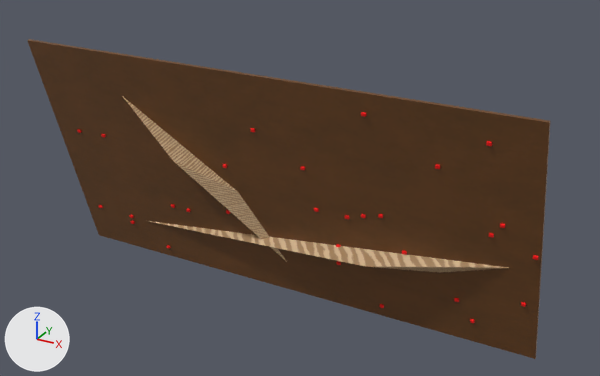
Renders of the Blender file Assets/climbing_wall.blend from each side of a commit.
Rendered twice from a 50 mm camera at (3.63, -6.37, 4.33) aimed at (0.24, -0.2, 1.24). The lights are fixed; the arrows at lower left show +X, +Y and +Z. The picture after the commit comes second.

The first picture shows 'Volume', 'Volume.001', 'Wall'.
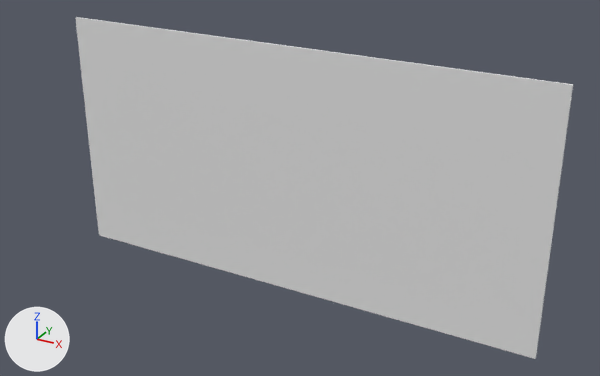
Boxes (x1, y1, x2, y2) around the edits, measured in the pictures (600 x 376 px):
```json
{"object": "Wall", "change": "recoloured, turned", "before": [27, 39, 550, 359], "after": [75, 17, 573, 359]}
{"object": "Volume.001", "change": "deleted", "before": [149, 221, 508, 273], "on screen": "beige"}
{"object": "Volume", "change": "deleted", "before": [123, 97, 287, 262]}
{"object": "CubeHold.021", "change": "no longer drawn", "before": [486, 141, 492, 146]}
{"object": "CubeHold.005", "change": "no longer drawn", "before": [435, 164, 440, 169]}
{"object": "CubeHold.018", "change": "no longer drawn", "before": [361, 112, 366, 117]}
{"object": "CubeHold.027", "change": "no longer drawn", "before": [500, 223, 505, 228]}
{"object": "CubeHold.017", "change": "no longer drawn", "before": [533, 255, 538, 260]}
{"object": "CubeHold.013", "change": "no longer drawn", "before": [521, 302, 526, 307]}
{"object": "CubeHold.001", "change": "no longer drawn", "before": [489, 233, 494, 238]}
{"object": "CubeHold.010", "change": "no longer drawn", "before": [361, 214, 366, 218]}
{"object": "CubeHold.022", "change": "no longer drawn", "before": [402, 250, 407, 255]}
{"object": "CubeHold.020", "change": "no longer drawn", "before": [454, 298, 459, 302]}
{"object": "CubeHold.004", "change": "no longer drawn", "before": [344, 215, 350, 219]}
{"object": "CubeHold.028", "change": "no longer drawn", "before": [378, 214, 383, 218]}
{"object": "CubeHold.019", "change": "no longer drawn", "before": [470, 319, 475, 323]}
{"object": "CubeHold.015", "change": "no longer drawn", "before": [300, 166, 305, 170]}
{"object": "CubeHold.008", "change": "no longer drawn", "before": [314, 208, 319, 212]}
{"object": "CubeHold.002", "change": "no longer drawn", "before": [250, 128, 256, 132]}
{"object": "CubeHold.024", "change": "no longer drawn", "before": [222, 164, 227, 168]}
{"object": "CubeHold.029", "change": "no longer drawn", "before": [336, 261, 341, 265]}
{"object": "CubeHold.023", "change": "no longer drawn", "before": [380, 304, 384, 308]}
{"object": "CubeHold.016", "change": "no longer drawn", "before": [77, 129, 82, 133]}
{"object": "CubeHold.025", "change": "no longer drawn", "before": [226, 210, 230, 214]}
{"object": "CubeHold.009", "change": "no longer drawn", "before": [101, 134, 106, 138]}
{"object": "CubeHold.026", "change": "no longer drawn", "before": [171, 204, 175, 208]}
{"object": "CubeHold", "change": "no longer drawn", "before": [186, 208, 191, 212]}
{"object": "CubeHold.012", "change": "no longer drawn", "before": [336, 244, 341, 247]}
```

Edits to the scene script, one JSON object a line:
```json
{"block": "me_cube", "where": "me_cube.from_pydata(...)  # 8 vertices, 6 faces; spans x -2.5..2.5, y 0.0..0.03, z 0.0..2.5"}
{"op": "remove", "block": "me_cube", "code": "me_cube.materials.append(mat_wallmaterial)"}
{"op": "remove", "block": "ob_volume", "code": ["ob_volume = bpy.data.objects.new('Volume', me_volume_001)", "ob_volume.parent = ob_wall", "ob_volume.location = (0.0, 0.0, 0.0)"]}
{"op": "remove", "block": "ob_volume_001", "code": ["ob_volume_001 = bpy.data.objects.new('Volume.001', me_volume_002)", "ob_volume_001.parent = ob_wall", "ob_volume_001.location = (0.0, 0.0, 0.0)"]}
{"op": "set", "path": "ob_wall.rotation_euler", "old": "(0.275, 0.0, 0.0)", "new": "(0.0, 0.0, 0.0)", "note": "degrees (16, 0, 0) -> degrees (0, 0, 0)"}
```
